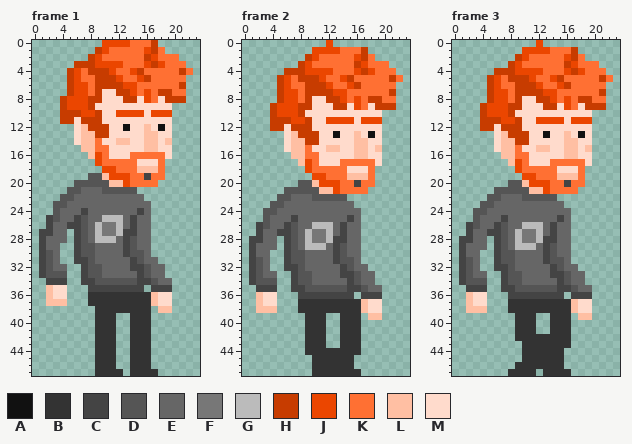
Two versions of one pixel-art file, animacije/vasko hoja reedit.aseprite. The first picture shows the starting point.
24x48 pixels, 8 frames. Shown: frame 1, frame 2, frame 3. The commit also changed other frames, which this record leaves out.
Palette (. is transparent): A #111111  B #333333  C #444444  D #555555  E #666666  F #777777  G #bbbbbb  H #c73c00  J #eb4600  K #ff7033  L #ffbfa3  M #ffdbcc
Pixels before, frame 1, first column x 1:
 0 .........JJJJKKKH.....
 1 ........HJKKKKKJHK....
 2 .......HJKKKKKKHJKKK..
 3 .....HHHJJJJKKKJHJKKK.
 4 ....HJKHHHJKKJHKKKKKHK
 5 ....HJKKHHHJKKJHKKKKK.
 6 ....HJJKHHHHJJKKKKKKH.
 7 ....HJJKHMMHHJKJKHHKK.
 8 ...HJJJHHMMMHHMJKMHHH.
 9 ...HJJJHMMMMMMMMMMM...
10 ...HHHJJHMMJJJJMJJJ...
11 ...HHMHHHMMMMMMMMMM...
12 .....MLHHHMMAMMLMAM...
13 .....MLLHHMMMMMLLMM...
14 .....MLLKMMLLMMLLML...
15 ......LLKKMMMMMLLMM...
16 .......LJKMMMKKKKKM...
17 ........JKKKKKMMMK....
18 .........JJKKKLLLK....
19 .......DDLJJJKKCKK....
20 .....DDDDDLLJKKKK.....
21 ....DDEEEDDDDD........
22 ...DDEEEEEEEEEE.......
23 ..DDEEEEEEEEEEEE......
24 ..DEEECEEEEEEECE......
25 .CDEECDEEGGGECEE......
26 .CEECCDEGFFGECEE......
27 CCEE.CDEGFFGCCEE......
28 CEEE.CDEGGGECDEE......
29 CEE..CDDEEEECDEE......
30 CDE..CDDEEEECDDE......
31 CDE..CCDEEEEECDEE.....
32 CDEE..CDDEEEECCDEE....
33 CDDD..CDDEEEEECDEE....
34 .CCC..CCDDDDDDCCDEE...
35 .LMM...CCCCCCCC.CCC...
36 .LMM...BBBBBBBBBLMM...
37 .LLL...BBBBBBBBBLMM...
38 ........BBBBBBBB.LL...
39 ........BBB..BBB......
40 ........BBB..BBB......
41 ........BBB..BBB......
42 ........BBB..BBB......
43 ........BBB..BBB......
44 ........BBB..BBB......
45 ........BBB..BBB......
46 ........BBB..BBB......
47 ........BBBB.BBBB.....
Pixels before, frame 2, first column x 1:
 0 ...........J..........
 1 .........JJJJKKKH.....
 2 ........HJKKKKKJHK....
 3 .......HJKKKKKKHJKKK..
 4 .....HHHJJJJKKKJHJKKK.
 5 ....HJKHHHJKKJHKKKKKHK
 6 ....HJKKHHHJKKJHKKKKK.
 7 ....HJJKHHHHJJKKKKKKH.
 8 ....HJJKHMMHHJKJKHHKK.
 9 ...HJJJHHMMMHHMJKMHHH.
10 ...HJJJHMMMMMMMMMMM...
11 ...HHHJJHMMJJJJMJJJ...
12 ...HHMHHHMMMMMMMMMM...
13 .....MLHHHMMAMMLMAM...
14 .....MLLHHMMMMMLLMM...
15 .....MLLKMMLLMMLLML...
16 ......LLKKMMMMMLLMM...
17 .......LJKMMMKKKKKM...
18 ........JKKKKKMMMK....
19 .........JJKKKLLLK....
20 .......DDLJJJKKCKK....
21 .....DDDDDLLJKKKK.....
22 ....DDEEEDDDDD........
23 ...DDEEEEEEEEEE.......
24 ..DDEEEEEEEEEEEE......
25 ..DEEECEEEEEEECE......
26 .CDEECDEEGGGECEE......
27 .CEECCDEGFFGECEE......
28 CCEE.CDEGFFGCCEE......
29 CEEE.CDEGGGECDEE......
30 CEE..CDDEEEECDEE......
31 CDE..CDDEEEECDDE......
32 CDE..CCDEEEEECDEE.....
33 CDEE..CDDEEEECCDEE....
34 CDDD..CDDEEEEECDEE....
35 .CCC..CCDDDDDDCCDEE...
36 .LMM...CCCCCCCC.CCC...
37 .LMM...BBBBBBBBBLMM...
38 .LLL...BBBBBBBBBLMM...
39 ........BBB..BBB.LL...
40 ........BBB..BBB......
41 ........BBB..BBB......
42 ........BBB..BBB......
43 ........BBB..BBB......
44 ........BBBBBBBB......
45 .........BBBBBB.......
46 .........BBBBBB.......
47 .........BBBBBBB......
Pixels before, frame 3, first column x 1:
 0 ...........J..........
 1 .........JJJJKKKH.....
 2 ........HJKKKKKJHK....
 3 .......HJKKKKKKHJKKK..
 4 .....HHHJJJJKKKJHJKKK.
 5 ....HJKHHHJKKJHKKKKKHK
 6 ....HJKKHHHJKKJHKKKKK.
 7 ....HJJKHHHHJJKKKKKKH.
 8 ....HJJKHMMHHJKJKHHKK.
 9 ...HJJJHHMMMHHMJKMHHH.
10 ...HJJJHMMMMMMMMMMM...
11 ...HHHJJHMMJJJJMJJJ...
12 ...HHMHHHMMMMMMMMMM...
13 .....MLHHHMMAMMLMAM...
14 .....MLLHHMMMMMLLMM...
15 .....MLLKMMLLMMLLML...
16 ......LLKKMMMMMLLMM...
17 .......LJKMMMKKKKKM...
18 ........JKKKKKMMMK....
19 .........JJKKKLLLK....
20 .......DDLJJJKKCKK....
21 .....DDDDDLLJKKKK.....
22 ....DDEEEDDDDD........
23 ...DDEEEEEEEEEE.......
24 ..DDEEEEEEEEEEEE......
25 ..DEEECEEEEEEECE......
26 .CDEECDEEGGGECEE......
27 .CEECCDEGFFGECEE......
28 CCEE.CDEGFFGCCEE......
29 CEEE.CDEGGGECDEE......
30 CEE..CDDEEEECDEE......
31 CDE..CDDEEEECDDE......
32 CDE..CCDEEEEECDEE.....
33 CDEE..CDDEEEECCDEE....
34 CDDD..CDDEEEEECDEE....
35 .CCC..CCDDDDDDCCDEE...
36 .LMM...CCCCCCCC.CCC...
37 .LMM...BBBBBBBBBLMM...
38 .LLL...BBBBBBBBBLMM...
39 ........BBB..BBB.LL...
40 ........BBB..BBB......
41 ........BBB..BBB......
42 ........BBBBBBBB......
43 .........BBBBBBB......
44 .........BBBBBB.......
45 .........BBBBBB.......
46 ........BBBBBBB.......
47 .......BBBB.BBBB......
And afterwards:
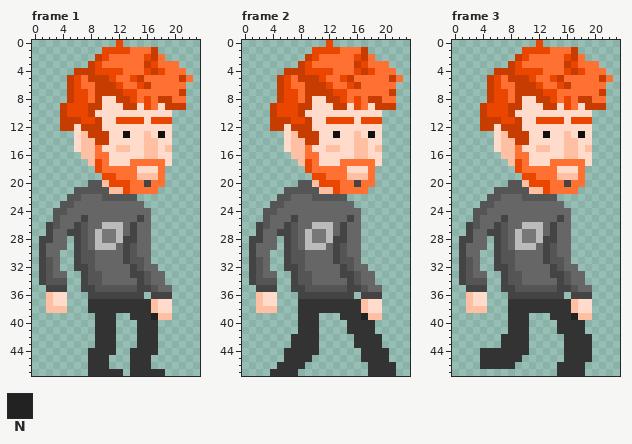
Colours new in this view: N #222222
What changed:
Frame 1:
y 0: x 10..11 JJ -> ..; x 13..17 JKKKH -> .....
y 1: x 9 H -> .; x 11..13 KKK -> JJJ; x 16 J -> K; x 18 K -> .
y 2: x 8..10 HJK -> .HJ; x 16..17 HJ -> JH; x 19..20 KK -> ..
y 3: x 6..7 HH -> ..; x 10..12 JJJ -> KKK; x 16..18 JHJ -> HJK; x 21 K -> .
y 4: x 5..7 HJK -> .HH; x 9..10 HH -> JJ; x 12 K -> J; x 14..18 JHKKK -> KKJHJ; x 21..22 HK -> K.
y 5: x 8 K -> H; x 11..12 HJ -> JK; x 14..16 KJH -> JHK; x 21..22 K. -> HK
y 6: x 7 J -> K; x 12..16 HJJKK -> JKKJH; x 21 H -> K
y 7: x 10..11 MM -> HH; x 13 H -> J; x 16 J -> K; x 18..19 HH -> KK; x 21 K -> H
y 8: x 4..5 HJ -> .H; x 8 H -> K; x 12 M -> H; x 14..15 HM -> JK; x 18 M -> H; x 20..21 HH -> KK
y 9: x 9 M -> H; x 13..14 MM -> HH; x 16..17 MM -> JK; x 19..21 M.. -> HHH
y 10: x 5..6 HH -> JJ; x 8..9 JH -> HM; x 12..15 JJJJ -> MMMM; x 17..19 JJJ -> MMM
y 11: x 6..8 MHH -> HJJ; x 12..15 MMMM -> JJJJ; x 17..19 MMM -> JJJ
y 12: x 4..5 .. -> HH; x 7 L -> H; x 10 H -> M; x 13 A -> M; x 16 L -> M; x 18 A -> M
y 13: x 8 L -> H; x 13 M -> A; x 17..18 LM -> MA
y 14: x 9..10 KM -> HH; x 12..13 LL -> MM; x 19 L -> M
y 15: x 6 . -> M; x 10 K -> M; x 12..13 MM -> LL; x 19 M -> L
y 16: x 7 . -> L; x 9 J -> K; x 14..18 KKKKK -> MMLLM
y 17: x 8 . -> L; x 11..13 KKK -> MMM; x 15..17 MMM -> KKK; x 19 . -> M
y 18: x 9..11 .JJ -> JKK; x 15..17 LLL -> MMM
y 19: x 8..10 DDL -> ..J; x 12..13 JJ -> KK; x 15..17 KCK -> LLL
y 20: x 6..7 DD -> ..; x 10..12 DLL -> LJJ; x 16 K -> C; x 18 . -> K
y 21: x 5 D -> .; x 7..9 EEE -> DDD; x 11..17 DDDD... -> LLJKKKK
y 22: x 4 D -> .; x 6 E -> D; x 10..15 EEEEEE -> DDDDD.
y 23: x 3 D -> .; x 5 E -> D; x 16 E -> .
y 24: x 4 E -> D; x 7 C -> E; x 15 C -> E
y 25: x 2 C -> .; x 6..7 CD -> EC; x 10..12 GGG -> EEE; x 14..15 CE -> EC
y 26: x 3 E -> D; x 5 C -> E; x 9..11 GFF -> EGG
y 27: x 1 C -> .; x 5 . -> C; x 13 C -> E
y 28: x 2 E -> C; x 10..12 GGE -> FFG; x 14 D -> C
y 29: x 4 . -> E; x 8..11 DEEE -> EGGG
y 30: x 2 D -> E; x 15 D -> E
y 31: x 7 C -> D; x 13..14 EC -> CD; x 17 E -> .
y 32: x 4 E -> .; x 6 . -> C; x 9 D -> E; x 15..16 CD -> DE; x 18 E -> .
y 33: x 3..4 DD -> EE; x 14 E -> C
y 34: x 1..4 .CCC -> CDDD; x 8 C -> D; x 10..14 DDDDD -> EEEEE; x 16..17 CD -> DE; x 19 E -> .
y 35: x 2..4 LMM -> CCC; x 7 . -> C; x 9..14 CCCCCC -> DDDDDD; x 16..19 .CCC -> CDEE
y 36: x 8..19 BBBBBBBBBLMM -> CCCCCCCC.CCC
y 37: x 3..4 LL -> MM
y 38: x 2..4 ... -> LLL; x 8 . -> B; x 17..19 .LL -> LMM
y 39: x 17..19 ... -> NLL
y 40..43: x 14 B -> .; x 17 . -> B
y 44: x 8 . -> B; x 17 . -> B
y 45..46: x 8 . -> B; x 11 B -> .
y 47: x 8 . -> B; x 18 . -> B
Frame 2:
y 39: x 8 . -> B; x 11 B -> .; x 17 . -> N
y 40..41: x 8 . -> B; x 11 B -> .; x 14 B -> .; x 17..18 .. -> BB
y 42..43: x 7..8 .. -> BB; x 11 B -> .; x 14..15 BB -> ..; x 17..19 ... -> BBB
y 44: x 6..8 ... -> BBB; x 11..20 BBBBBB.... -> ......BBBB
y 45: x 6..15 ....BBBBBB -> BBBB......; x 17..20 .... -> BBBB
y 46: x 5..8 .... -> BBBB; x 10..15 BBBBBB -> ......; x 18..21 .... -> BBBB
y 47: x 4..7 .... -> BBBB; x 10..16 BBBBBBB -> .......; x 18..21 .... -> BBBB
Frame 3:
y 39: x 8 . -> B; x 11 B -> .; x 17 . -> N
y 40..41: x 8 . -> B; x 11 B -> .; x 14 B -> .; x 17..18 .. -> BB
y 42: x 7..8 .. -> BB; x 11..15 BBBBB -> .....; x 17..19 ... -> BBB
y 43: x 7..9 ... -> BBB; x 11..15 BBBBB -> .....; x 17..19 ... -> BBB
y 44: x 4..9 ...... -> BBBBBB; x 11..19 BBBBB.... -> .....BBBB
y 45: x 4..19 ......BBBBBB.... -> BBBBBB......BBBB
y 46: x 4..14 .....BBBBBB -> BBBBB......; x 16..18 ... -> BBB
y 47: x 8..11 BBBB -> ....; x 13..14 BB -> ..; x 17..18 .. -> BB
Changed places in both pictures, as pixel boxes (x1, y1, x2, y2):
changed: (39, 40, 193, 376)
changed: (270, 313, 396, 376)
changed: (480, 313, 592, 376)
